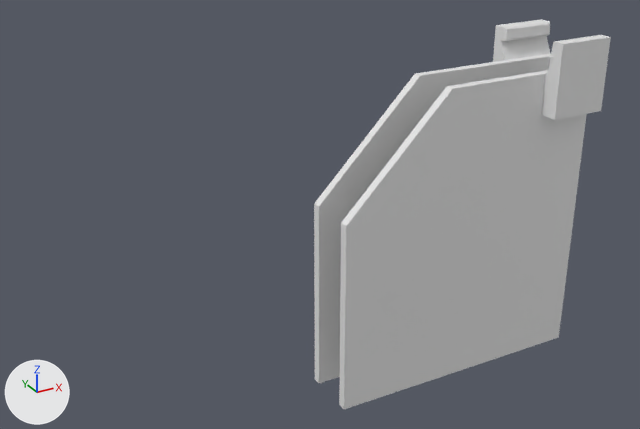
A saved change to the Blender file final.blend.
Both versions are drawn from a camera (50 mm lens) standing at (-169.6, -179.1, 100.7) and looking at (-68.0, 5.6, 8.3). Lighting does not change. The marker at lower left points along +X, +Y and +Z. The same objects are shown in both versions, whatever each file hides.

The first picture shows 'chute.001'.
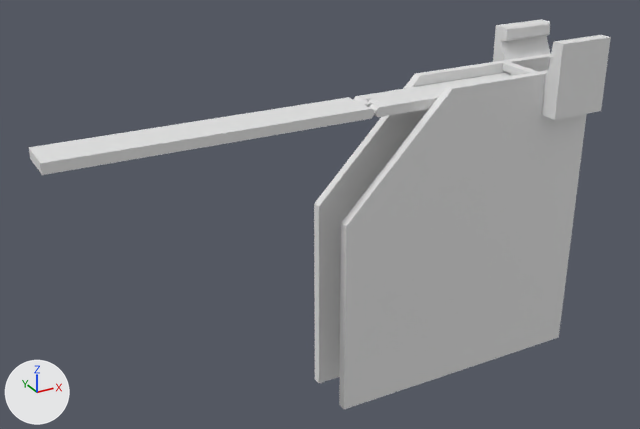
Pixel boxes [x1, y1, x2, y2] of what changed, in the pictures (640 x 429 px):
'chute.002', added: after [28, 97, 374, 175]
'chute.003', added: after [353, 73, 511, 117]

Edits to the bpy script that builds the scene:
```text
Add me_cube_004:
    me_cube_004.from_pydata(...)  # 48 vertices, 22 faces; spans x 36.1..38.6, y 8.7..58.7, z -5.5..5.5
Add me_cube_000:
    me_cube_000.from_pydata(...)  # 28 vertices, 16 faces; spans x 36.1..38.6, y 56.7..138.1, z -5.5..5.5
Add ob_chute_003:
    ob_chute_003 = bpy.data.objects.new('chute.003', me_cube_004)
    ob_chute_003.location = (0.0, 0.0, 0.0)
    ob_chute_003.rotation_euler = (1.571, -1.571, 0.0)  # degrees (90, -90, 0)
Add ob_chute_002:
    ob_chute_002 = bpy.data.objects.new('chute.002', me_cube_000)
    ob_chute_002.location = (0.0, 0.0, 0.0)
    ob_chute_002.rotation_euler = (1.571, -1.571, 0.0)  # degrees (90, -90, 0)
```
